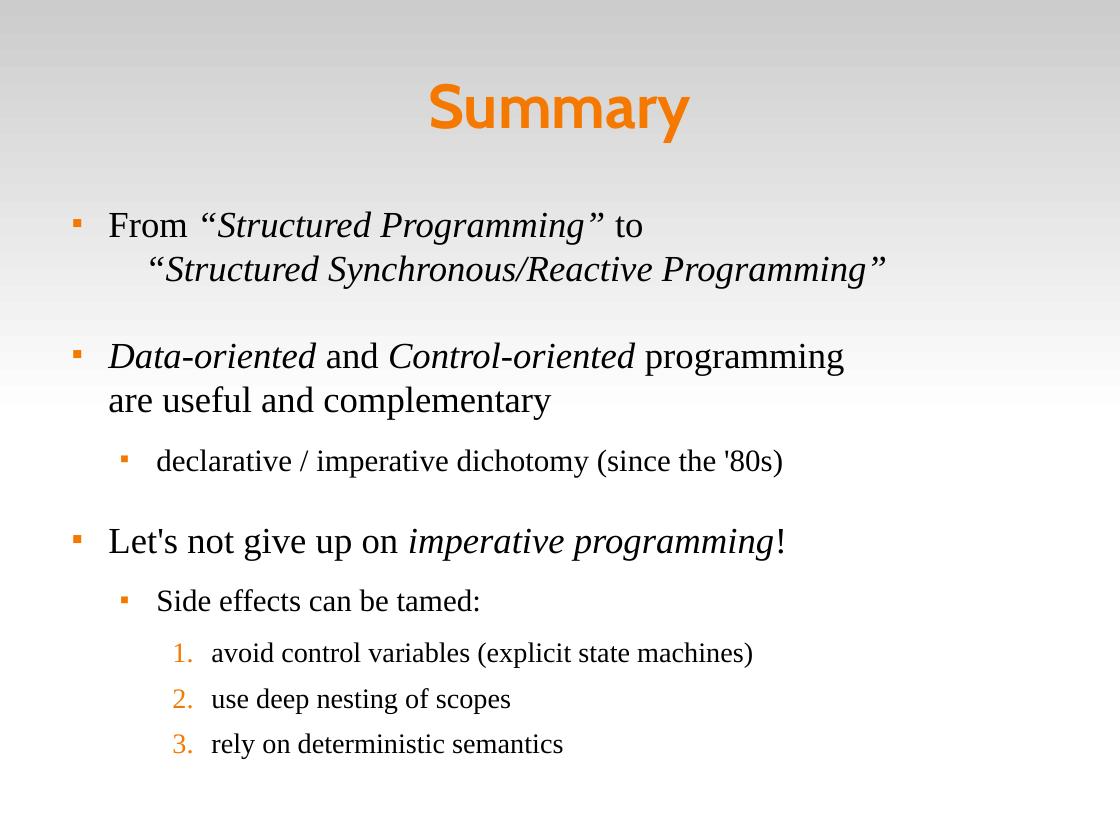
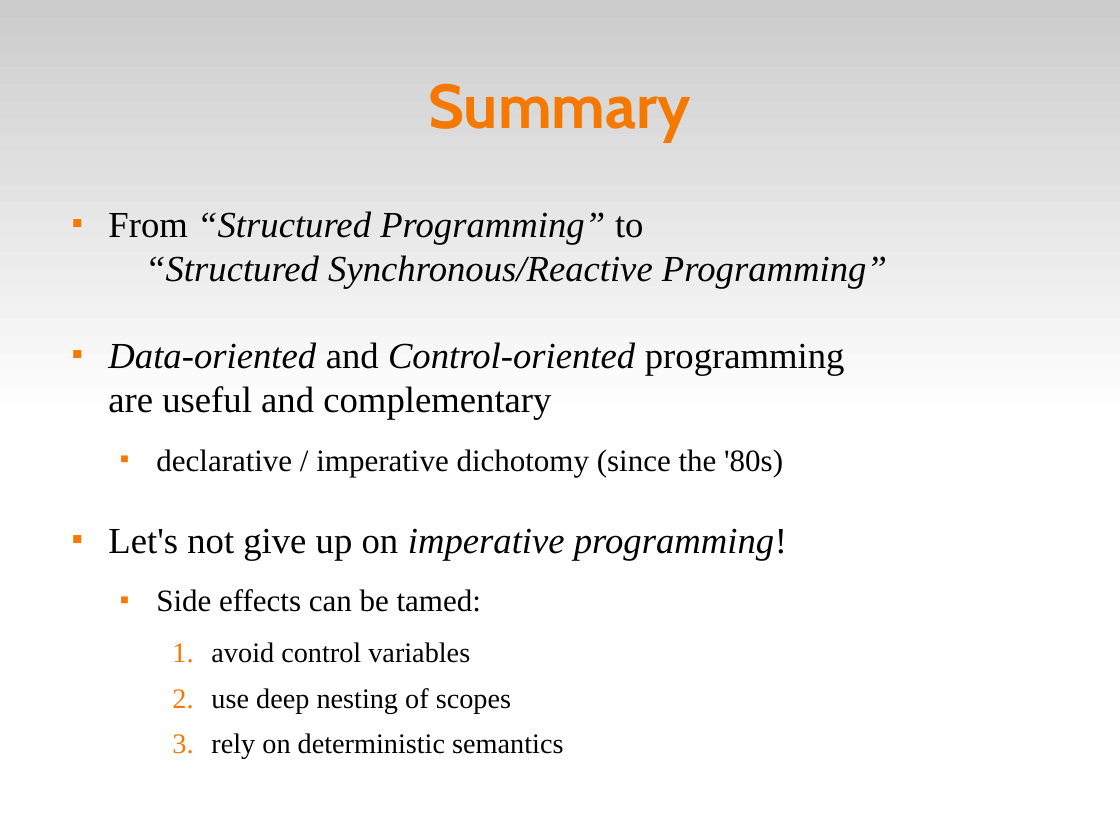
Before and after one commit to fsantanna-no/ceu-docs, a slide deck: slide 15 of ceu_curryon.odp. Drawn at 1120x840 pixels with LibreOffice and Linux fonts; fonts in the diff are those of the drawing. Boxes give left, top, right and bottom in pixels: in the first picture for what was removed or moved away, otherwise in the second. Text is boxed around its words. In the diff, an @@ line names an element or a change of style, - is before the commit and + after.

```diff
--- a/ceu_curryon.odp
+++ b/ceu_curryon.odp
@@ text at bbox=[211, 642, 470, 663]: text changed @@
-    1. avoid control variables (explicit state machines)
+    1. avoid control variables
```
Also in this commit, not shown: 6 other slides changed, 1 other file.
